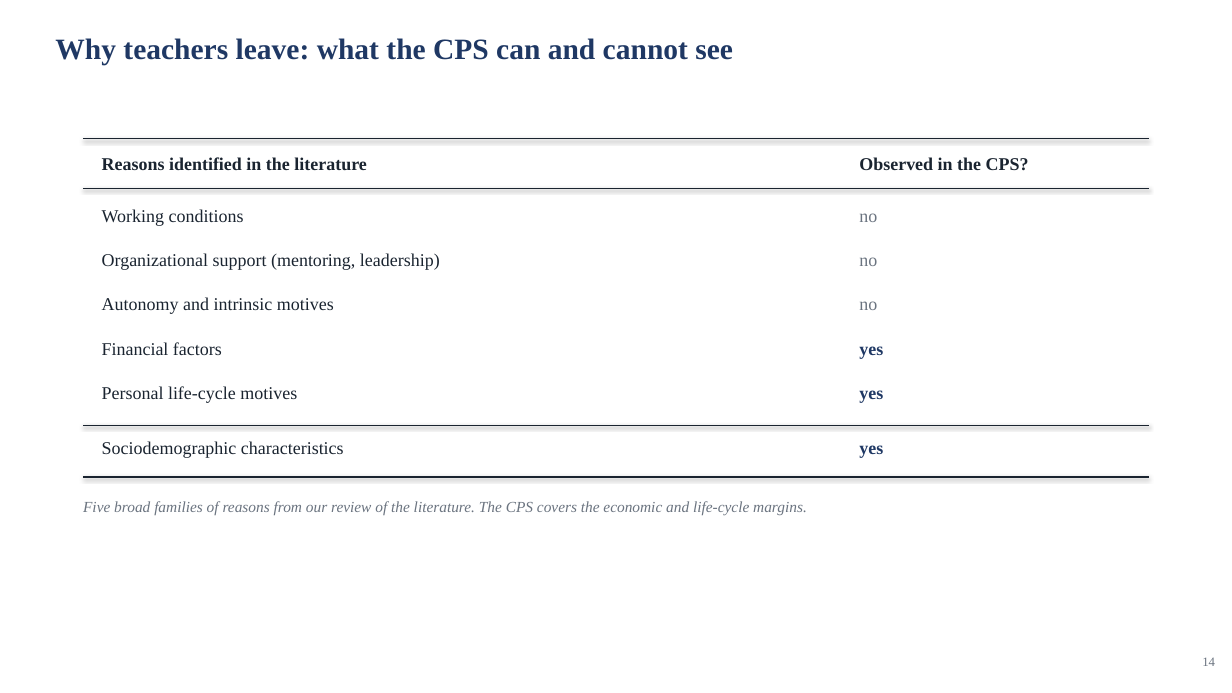
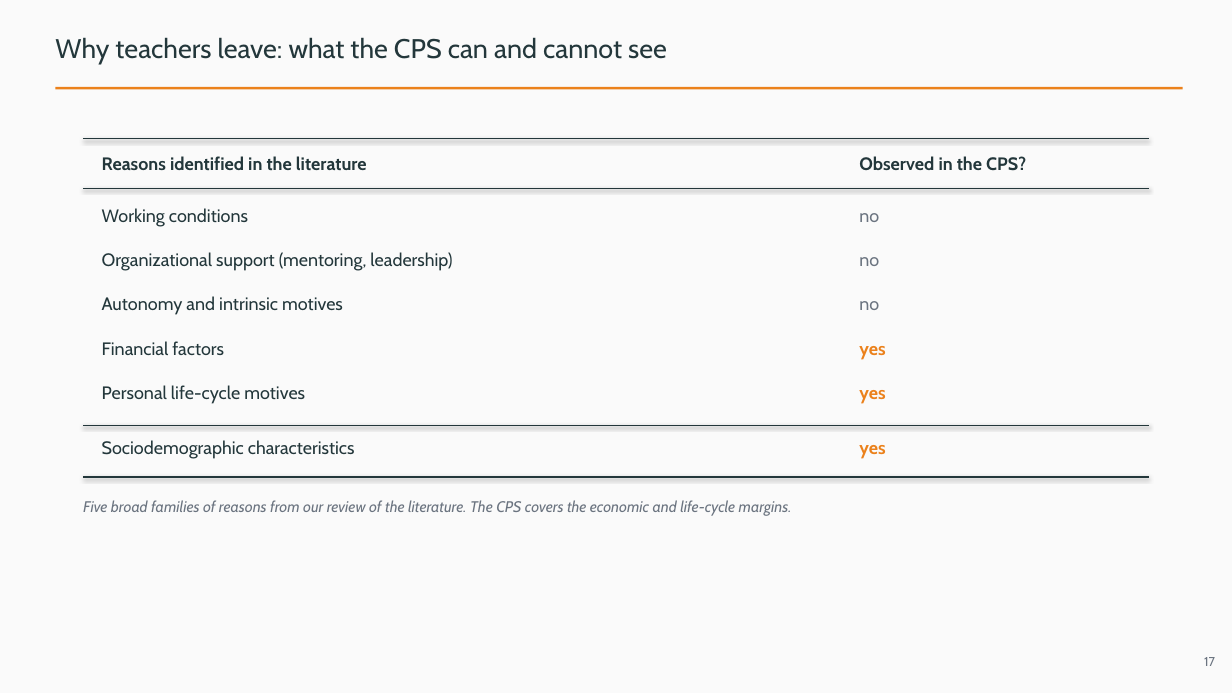
Before and after one commit to jedr1-ship-it/Alternative-Pathways----Quant, a slide deck: slide 17 of report/data_cluster/Proyect_US_cluster.pptx (slide 14 before the commit). Drawn at 1232x693 pixels with LibreOffice and Linux fonts; fonts in the diff are those of the drawing. Boxes give left, top, right and bottom in pixels: in the first picture for what was removed or moved away, otherwise in the second. Text is boxed around its words. In the diff, an @@ line names an element or a change of style, - is before the commit and + after.

```diff
--- a/report/data_cluster/Proyect_US_cluster.pptx
+++ b/report/data_cluster/Proyect_US_cluster.pptx
@@ background #FFFFFF to #FAFAFA @@
@@ text "Why teachers leave: what the ..." at bbox=[55, 37, 667, 64]: size 23 to 21 pt, font Times New Roman to Cabin, text colour #1F3864 to #23373B, bold off @@
@@ rectangle added at bbox=[55, 87, 1183, 90], fill #EB811B @@
@@ line (83, 139) - (1149, 139): stroke #1A2430 1.4 pt to #23373B 1.4 pt @@
@@ line (83, 189) - (1149, 189): stroke #1A2430 0.75 pt to #23373B 0.75 pt @@
@@ line (83, 425) - (1149, 425): stroke #1A2430 0.75 pt to #23373B 0.75 pt @@
@@ font Times New Roman to Cabin, text colour #1A2430 to #23373B in 8 elements at bbox=[102, 156, 367, 170], bbox=[859, 156, 1026, 171], bbox=[102, 208, 248, 227], bbox=[102, 252, 452, 271], bbox=[102, 296, 343, 315], bbox=[102, 341, 224, 355], bbox=[102, 385, 305, 404], bbox=[102, 440, 355, 459] @@
@@ font Times New Roman to Cabin, text colour #1F3864 to #EB811B in 3 elements at bbox=[859, 346, 885, 360], bbox=[859, 390, 885, 404], bbox=[859, 445, 885, 459] @@
@@ line (83, 477) - (1149, 477): stroke #1A2430 1.4 pt to #23373B 1.4 pt @@
@@ font Times New Roman to Cabin in 4 elements at bbox=[859, 213, 879, 222], bbox=[859, 257, 879, 266], bbox=[859, 301, 879, 310], bbox=[83, 500, 792, 516] @@
@@ text at bbox=[1204, 657, 1215, 666]: text changed; font Times New Roman to Cabin @@
-14
+17
```
Also in this commit, not shown: 36 other slides changed, 5 slides added, 2 slides removed, 3 other files.
